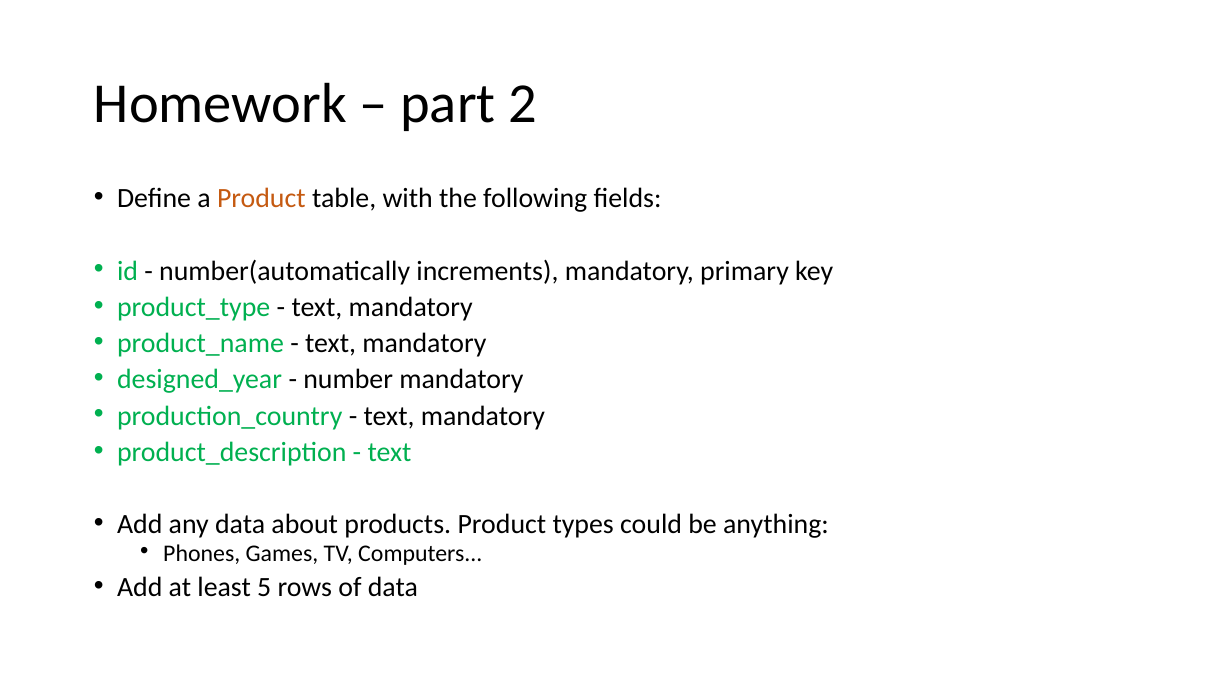
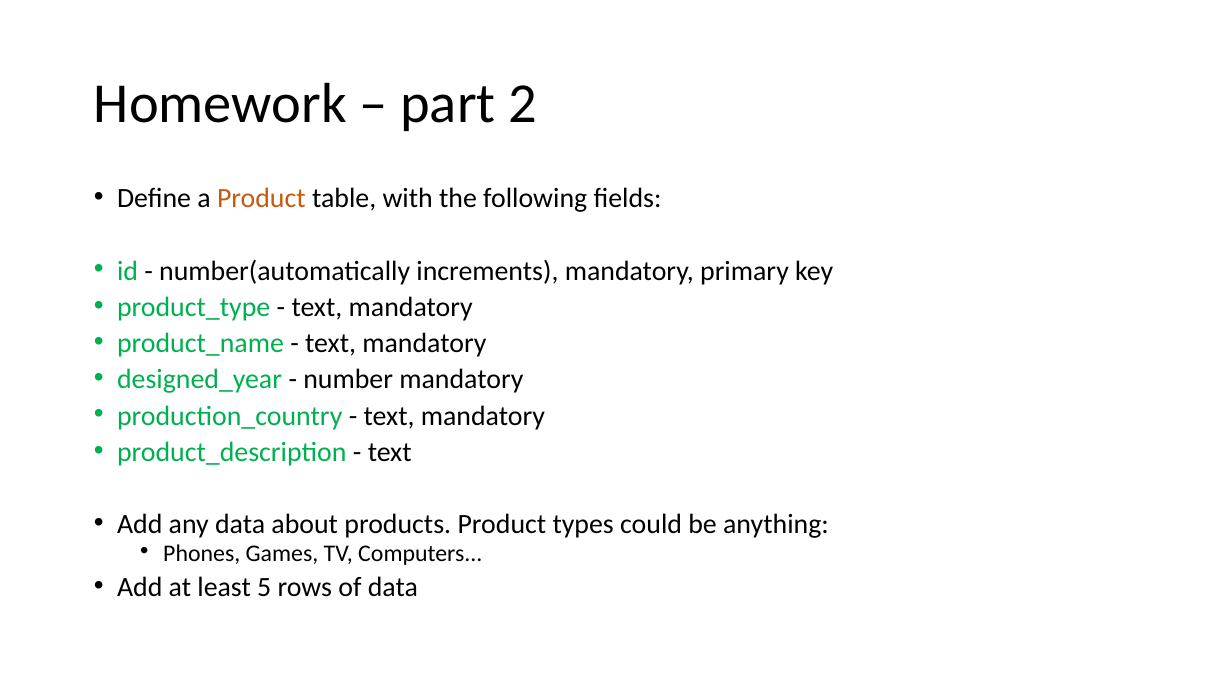
Before and after one commit to 2021CourseParker/TeachingByWeek, a slide deck: slide 33 of Week5/Week5.pptx. Drawn at 1232x693 pixels with LibreOffice and Linux fonts; fonts in the diff are those of the drawing. Boxes give left, top, right and bottom in pixels: in the first picture for what was removed or moved away, otherwise in the second. Text is boxed around its words. In the diff, an @@ line names an element or a change of style, - is before the commit and + after.

```diff
--- a/Week5/Week5.pptx
+++ b/Week5/Week5.pptx
@@ text at [117, 441, 412, 466]: text colour #00B050 to #000000 in "- text" @@
```
Also in this commit, not shown: 7 other slides changed.
